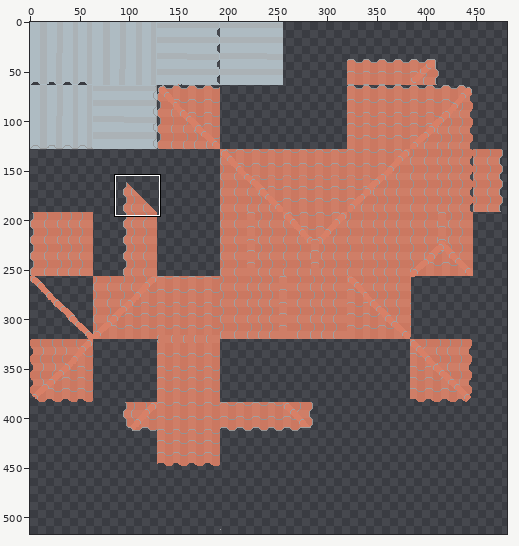
Edited in one commit: pixel-art file (world-and-tiles/roofs.aseprite). The picture above shows the old version from afar; the outline marks the close-up.
Close-up. As it was:
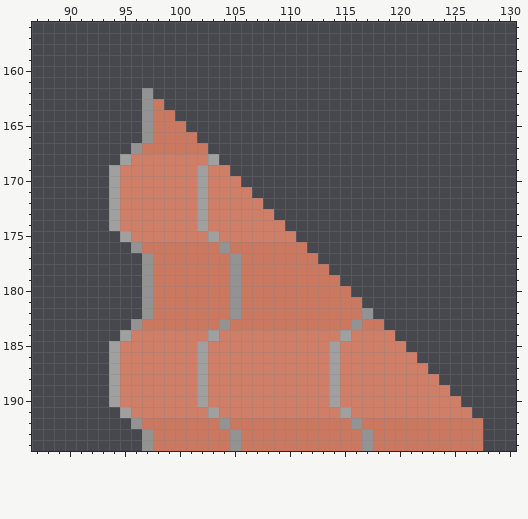
640x640 pixels, 1 frame. Colours within 5 levels of each other are drawn and written as one. Shown: x 87..130, y 156..194. The wide view leaves out empty margins.
After:
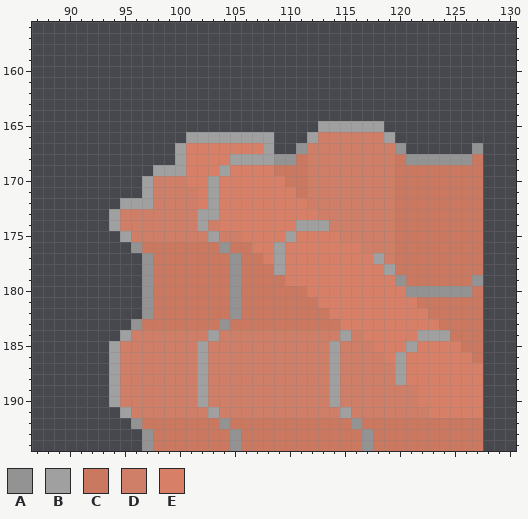
Palette (. is transparent): A #939393  B #a0a0a0  C #cb7861  D #cf7e67  E #d88067
What changed:
Changed rows in their new state; - is an unchanged pixel.
first column x 94:
162 ---.------------------------------
163 ---..-----------------------------
164 ---...----------------------------
165 ---....------------BBBBBB---------
166 ---....BBBBBBBB---BDDDDDDB--------
167 --....BEEEEEEEB--ADDDDDDDDA------A
168 -.....BEEEEBBBBAACDDDDDDDDCAAAAAAC
169 ....BBBEEEBEEEECCCDDDDDDDDCCCCCCCC
170 ...B---EEBEEEEEECCDDDDDDDDCCCCCCCC
171 ...B----EBEEEEEEECDDDDDDDDCCCCCCCC
172 .BBB----EBEEEEEEEEDDDDDDDDCCCCCCCC
173 ---------BEEEEEEEEEDDDDDDDCCCCCCCC
174 ----------EEEEEEEBBBDDDDDDCCCCCCCC
175 ------------EEEEBEEEEDDDDDCCCCCCCC
176 -------------EEBEEEEEEEDDDCCCCCCCC
177 --------------EBEEEEEEEEBDCCCCCCCC
178 ---------------BEEEEEEEEEBCCCCCCCC
179 ----------------EEEEEEEEEEACCCCCCA
180 ------------------EEEEEEEEEAAAAAAC
181 -------------------EEEEEEEEECCCCCC
182 --------------------EEEEEEEEECCCCC
183 ---------------------EEEEEEEEECCCC
184 -----------------------EEEEEBBBCCC
185 ------------------------EEEBEEEECC
186 -------------------------EBEEEEEEC
187 --------------------------BEEEEEEE
188 --------------------------BEEEEEEE
189 ----------------------------EEEEEE
190 ----------------------------EEEEEE
191 -----------------------------EEEEE
Boxes around the changes in both close-ups, in picture pixels (x1, y1, x2, y2):
changed: (109, 88, 483, 418)
